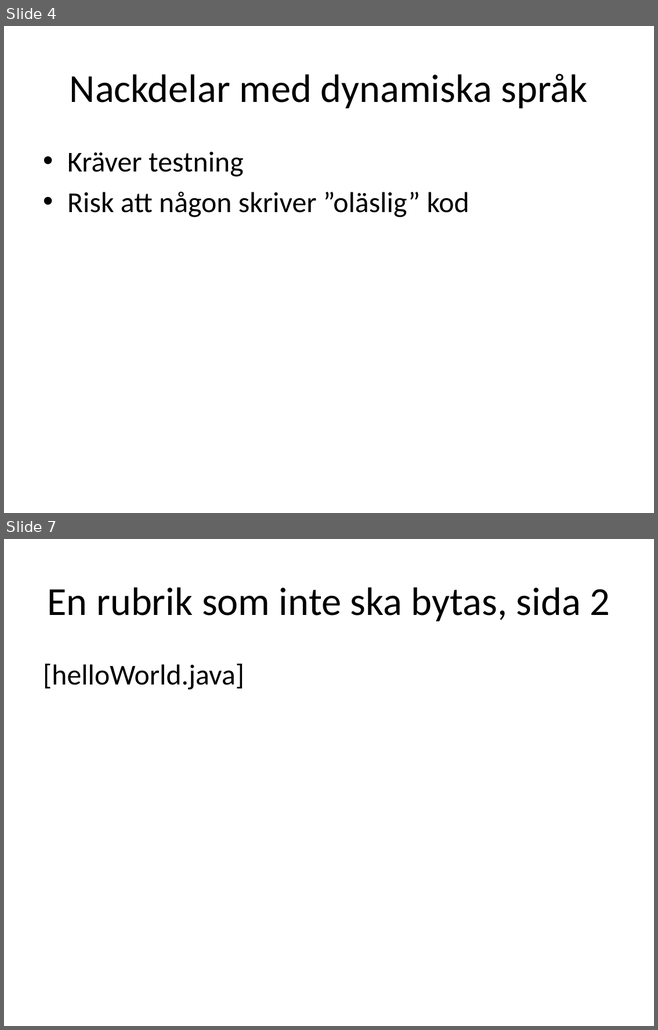
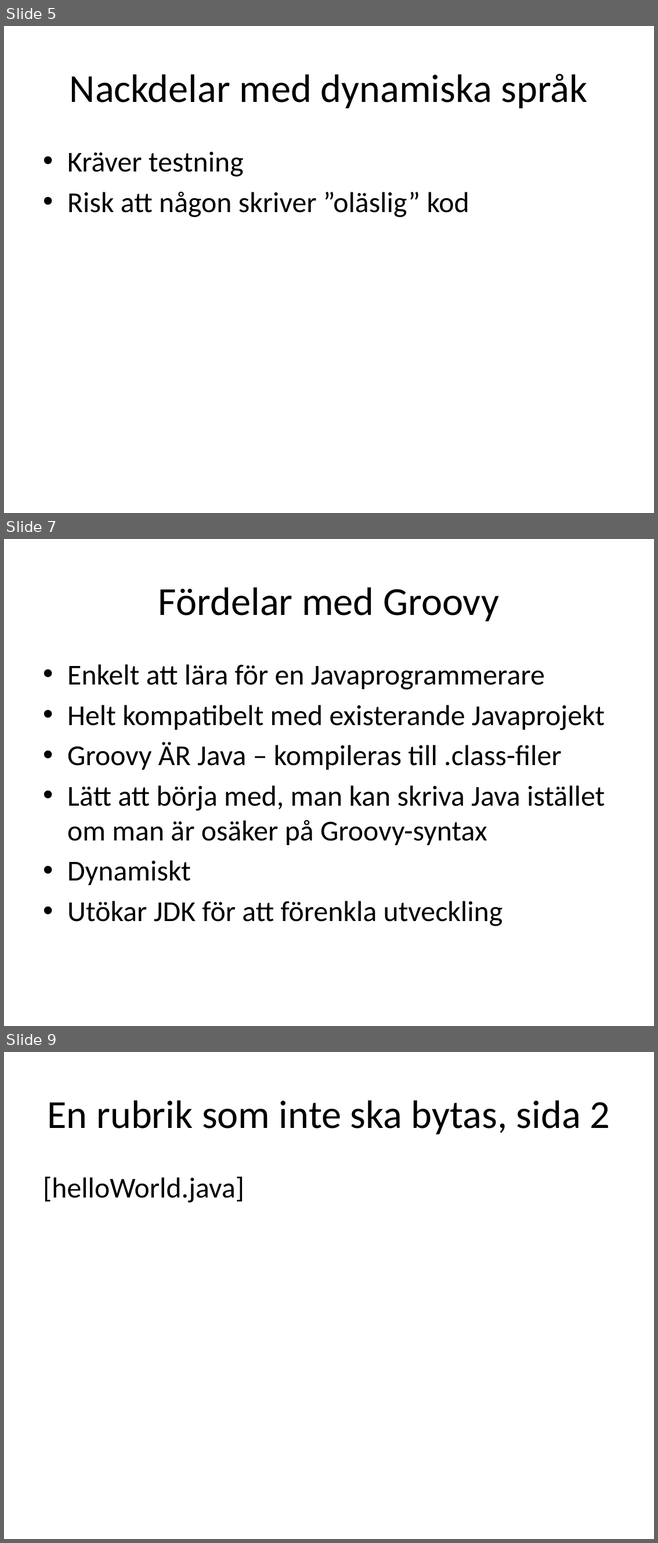
Before and after one commit to me97esn/groovyseminarium, a slide deck: groovyseminarie/dokument/groovyseminarium_source.pptx. Shown one above the other, each under a label of ours: slides 4 and 7 before the commit, slides 5, 7 and 9 after it; the slides between them are not shown. The pictures are 658x1030 and 658x1543 pixels, drawn with LibreOffice and Linux fonts; fonts in the diff are those of the drawing. Boxes give left, top, right and bottom in pixels: in the first picture for what was removed or moved away, otherwise in the second. Text is boxed around its words. In the diff, an @@ line names an element or a change of style, - is before the commit and + after.

```diff
--- a/groovyseminarie/dokument/groovyseminarium_source.pptx
+++ b/groovyseminarie/dokument/groovyseminarium_source.pptx
@@ slide 7 added at [4, 539, 654, 1026], background #FFFFFF @@
@@ title added at [158, 587, 499, 621], 44 pt, text #000000 @@
+Fördelar med Groovy
@@ text added at [67, 664, 604, 926], 32 pt, text #000000 @@
+• Enkelt att lära för en Javaprogrammerare
+• Helt kompatibelt med existerande Javaprojekt
+• Groovy ÄR Java – kompileras till .class-filer
+• Lätt att börja med, man kan skriva Java istället om man är osäker på Groovy-syntax
+• Dynamiskt
+• Utökar JDK för att förenkla utveckling
@@ what was slide 4 is now slide 5 @@
@@ what was slide 7 is now slide 9 @@
```
Also in this commit, not shown: 1 slide changed, 1 other slide added, 2 other files.
